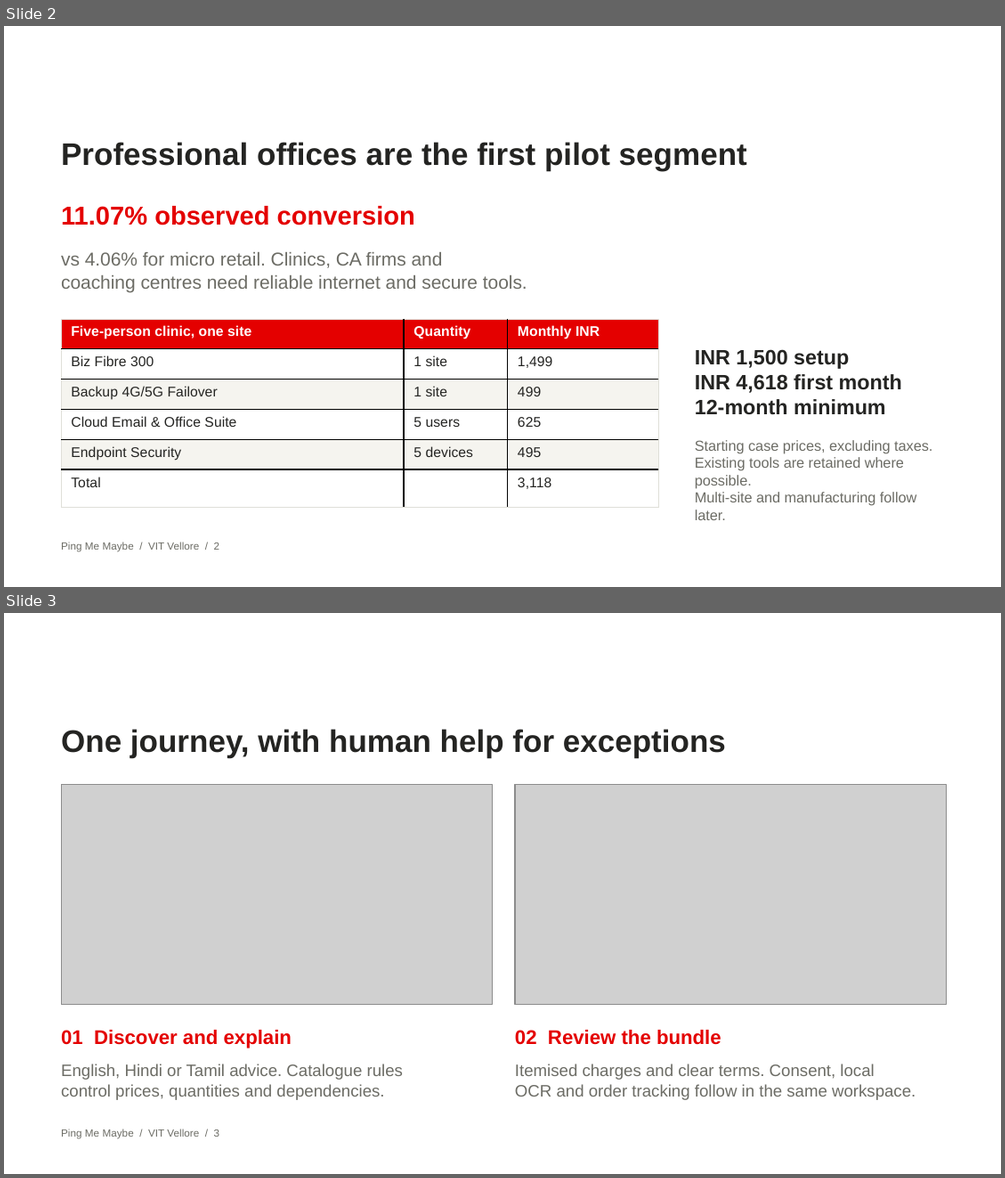
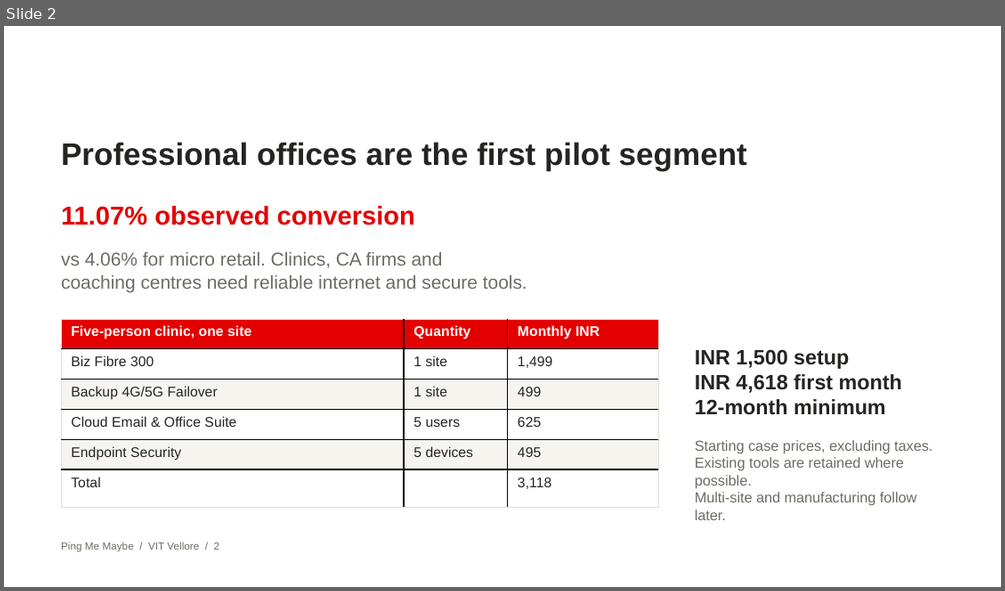
Before and after one commit to rizzit17/ping-me-maybe, a slide deck: submission/PingMeMaybe_VITVellore.pptx. Shown one above the other, each under a label of ours: slides 2 and 3 before the commit, slide 2 after it. The pictures are 1005x1178 and 1005x591 pixels, drawn with LibreOffice and Linux fonts; fonts in the diff are those of the drawing; grey boxes stand for pictures; background and template pictures are left out. Boxes give left, top, right and bottom in pixels: in the first picture for what was removed or moved away, otherwise in the second. Text is boxed around its words. In the diff, an @@ line names an element or a change of style, - is before the commit and + after.

```diff
--- a/submission/PingMeMaybe_VITVellore.pptx
+++ b/submission/PingMeMaybe_VITVellore.pptx
@@ slide 3 removed at <box>4,613,1001,1174</box>, background picture (left out) @@
@@ text removed at <box>61,729,726,758</box> @@
-One journey, with human help for exceptions
@@ picture removed at <box>61,785,492,1005</box> @@
@@ picture removed at <box>514,785,945,1005</box> @@
@@ text removed at <box>61,1030,291,1048</box> @@
-01 Discover and explain
@@ text removed at <box>515,1030,721,1045</box> @@
-02 Review the bundle
@@ text removed at <box>61,1063,403,1100</box> @@
-English, Hindi or Tamil advice. Catalogue rules
-control prices, quantities and dependencies.
@@ text removed at <box>515,1063,915,1100</box> @@
-Itemised charges and clear terms. Consent, local
-OCR and order tracking follow in the same workspace.
@@ text removed at <box>61,1128,219,1138</box> @@
-Ping Me Maybe / VIT Vellore / 3
```
Also in this commit, not shown: 1 slide changed, 1 slide added, 8 other files.
